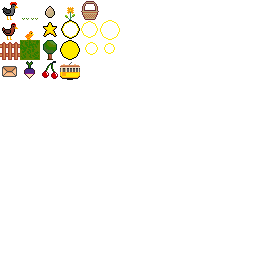
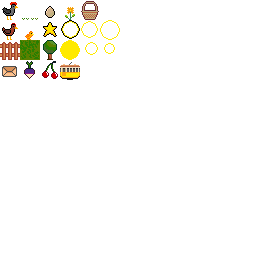
Revision of a layered 256x256 image; what changed, layer by layer:
painted on "Paint Layer 1" over [60, 40, 80, 60]
